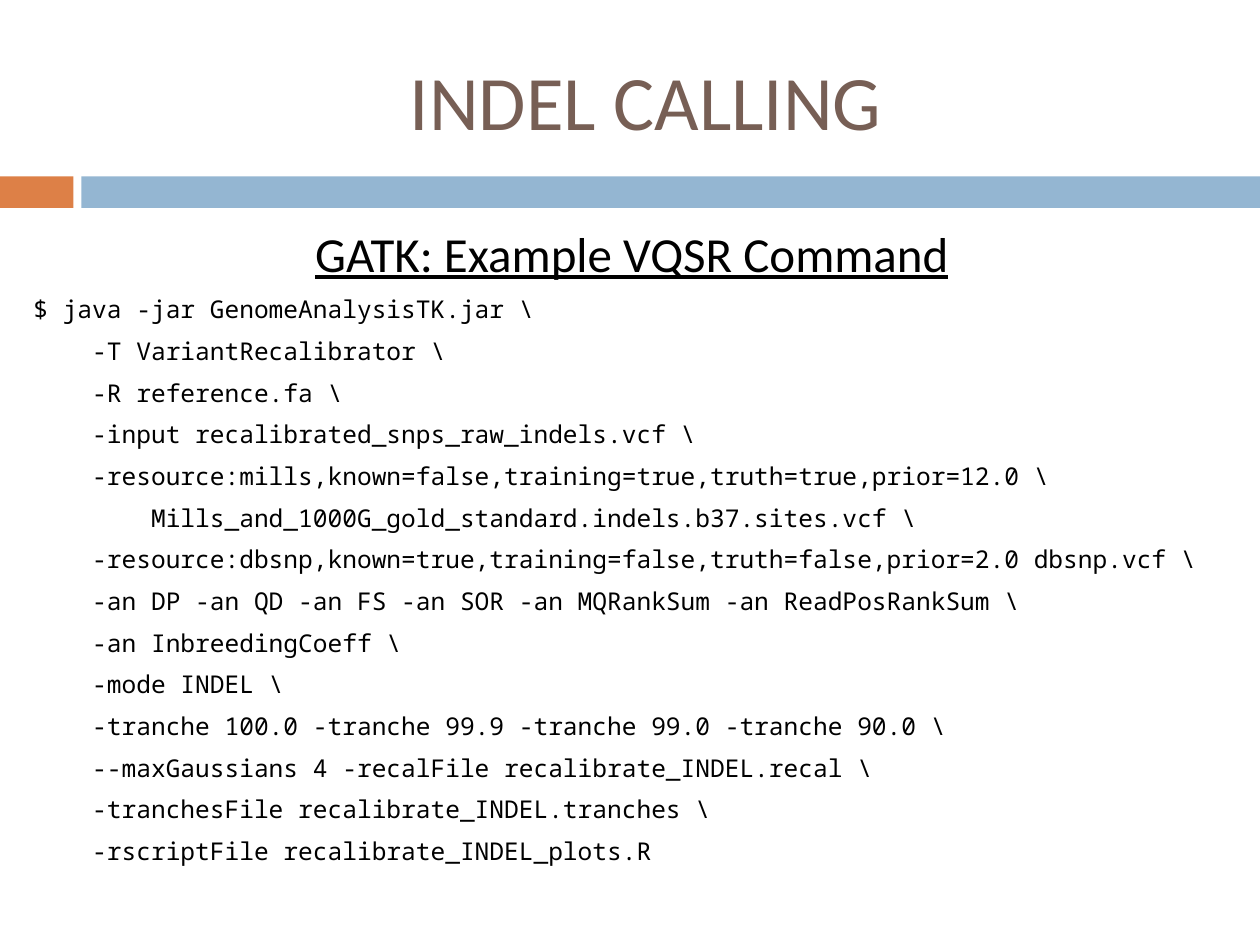
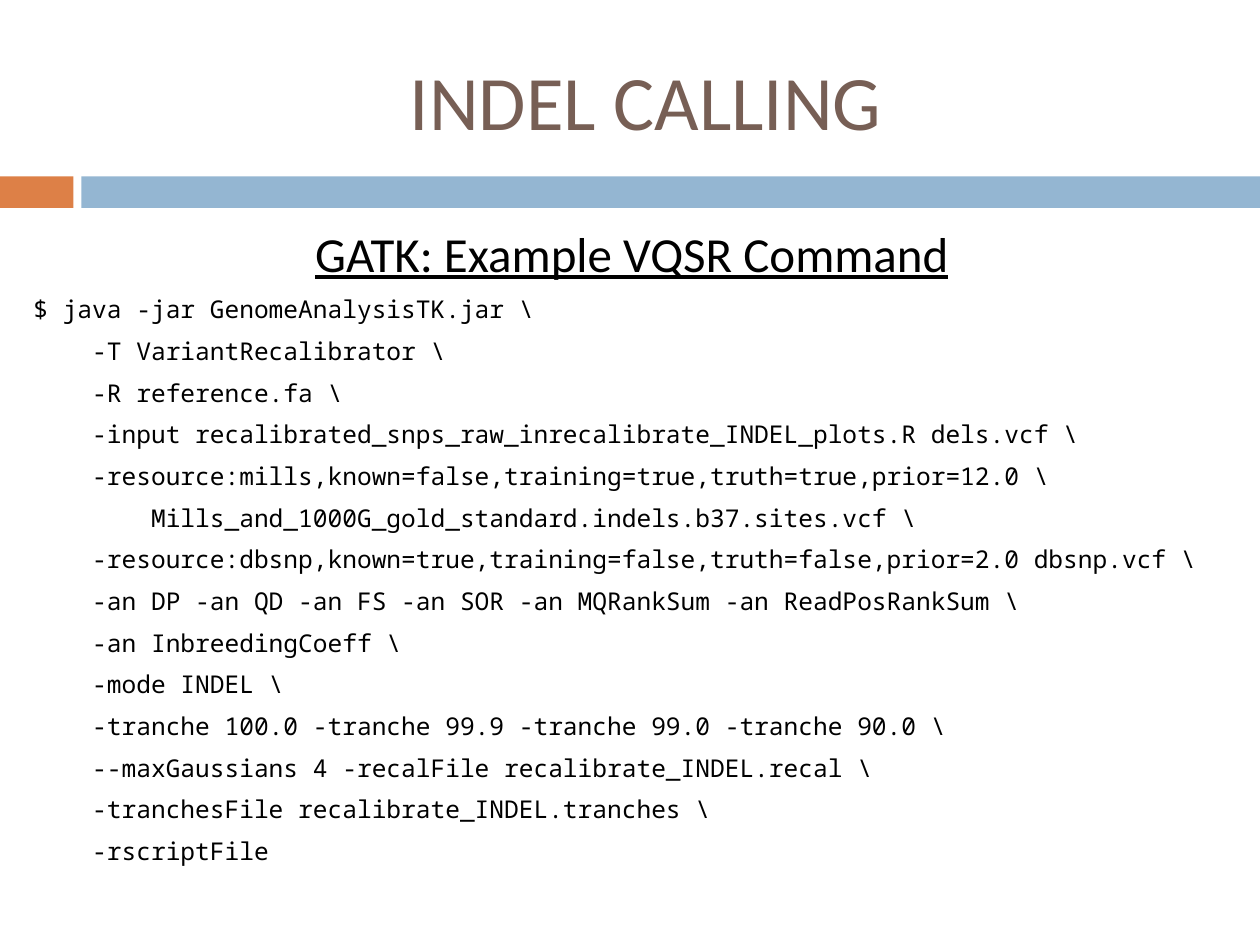
Before and after one commit to jdidion/OpenBioinformaticsWorkshops, a slide deck: slide 10 of development/AdvancedDNASeq/slides/Part2_Indels.pptx (slide 8 before the commit). Drawn at 1260x945 pixels with LibreOffice and Linux fonts; fonts in the diff are those of the drawing. Boxes give left, top, right and bottom in pixels: in the first picture for what was removed or moved away, otherwise in the second. Text is boxed around its words. In the diff, an @@ line names an element or a change of style, - is before the commit and + after.

```diff
--- a/development/AdvancedDNASeq/slides/Part2_Indels.pptx
+++ b/development/AdvancedDNASeq/slides/Part2_Indels.pptx
@@ text at bbox=[92, 424, 1049, 449]: text changed @@
--input recalibrated_snps_raw_indels.vcf \
+-input recalibrated_snps_raw_inrecalibrate_INDEL_plots.R dels.vcf \
@@ text at bbox=[92, 841, 269, 866]: text changed @@
--rscriptFile recalibrate_INDEL_plots.R
+-rscriptFile
```
Also in this commit, not shown: 2 other slides changed, 2 slides added, 3 other files.
